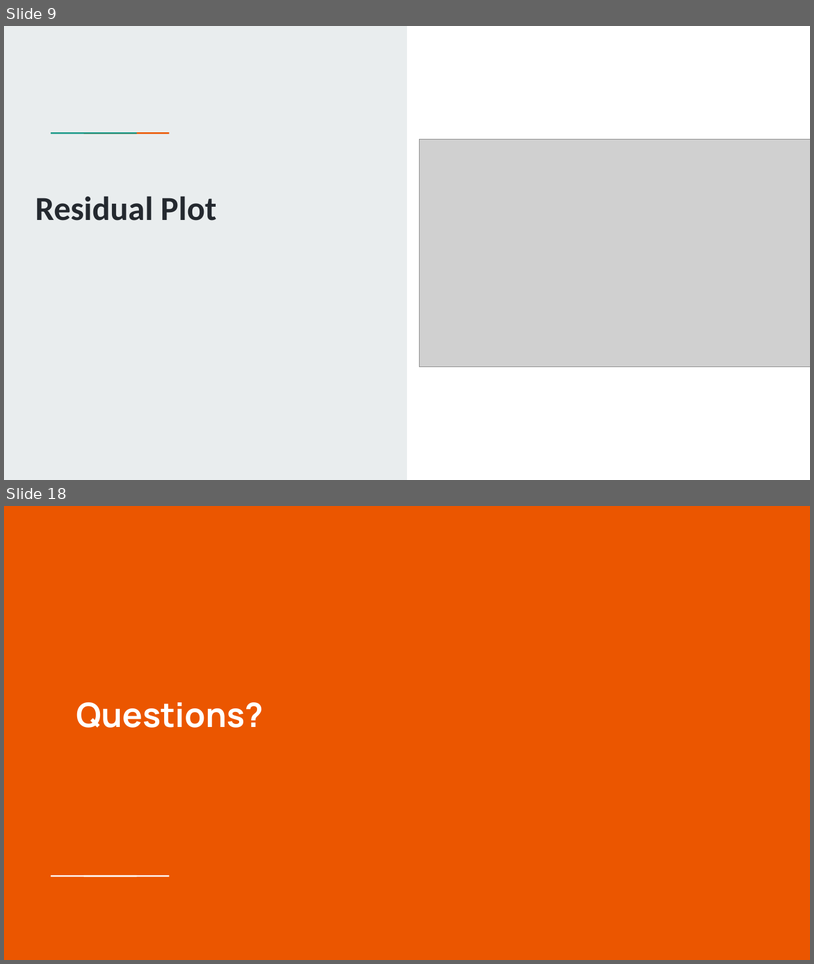
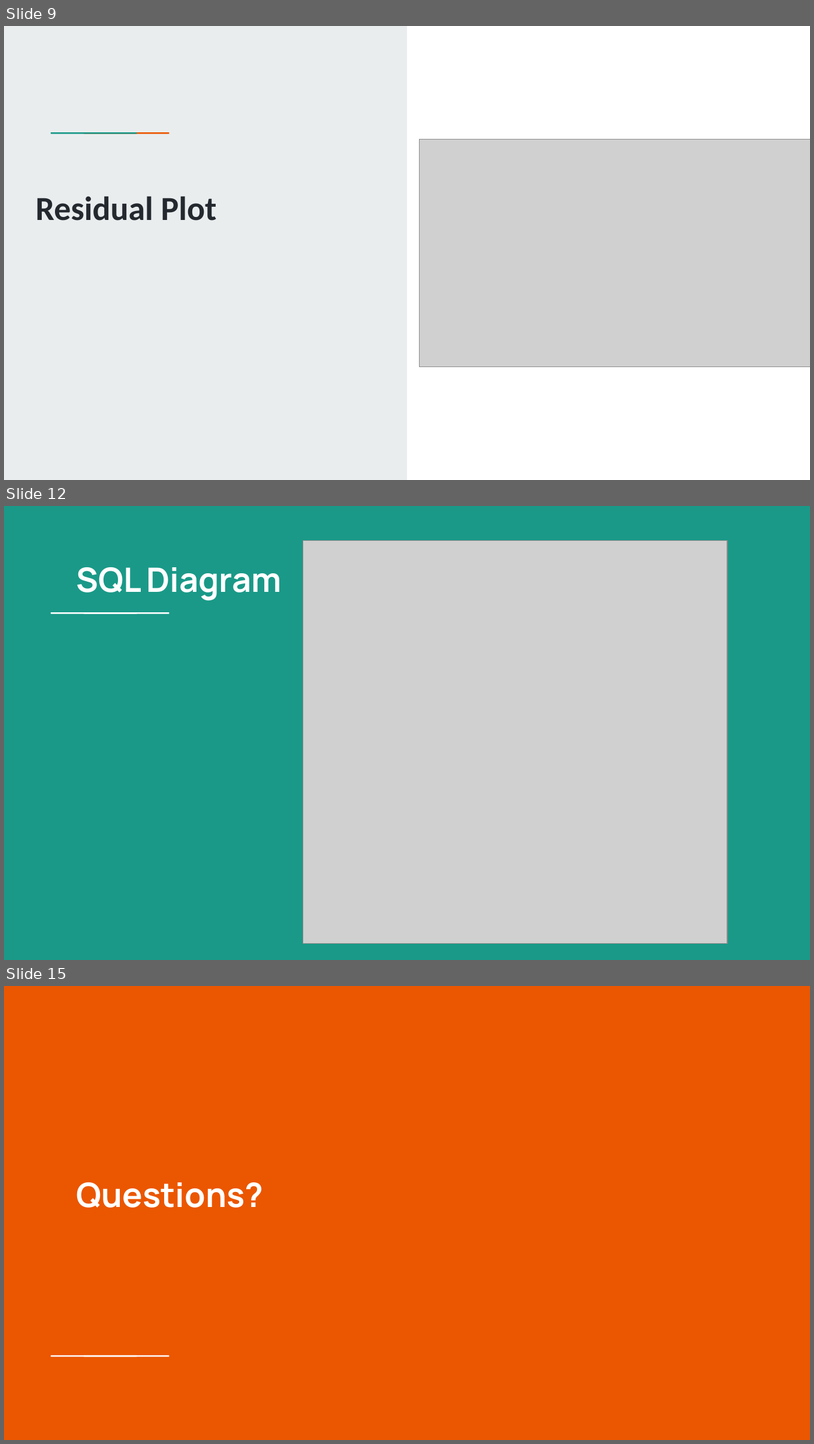
Before and after one commit to Jarney903/Red-ProjectHub, a slide deck: Presentation/Presentation1.pptx. Shown one above the other, each under a label of ours: slides 9 and 18 before the commit, slides 9, 12 and 15 after it; the slides between them are not shown. The pictures are 814x964 and 814x1444 pixels, drawn with LibreOffice and Linux fonts; fonts in the diff are those of the drawing; grey boxes stand for pictures. Boxes give left, top, right and bottom in pixels: in the first picture for what was removed or moved away, otherwise in the second. Text is boxed around its words. In the diff, an @@ line names an element or a change of style, - is before the commit and + after.

```diff
--- a/Presentation/Presentation1.pptx
+++ b/Presentation/Presentation1.pptx
@@ slide 12 added at <box>4,506,810,960</box>, background #1A9988 @@
@@ picture added at <box>303,541,728,943</box> @@
@@ title added at <box>76,567,282,600</box>, 30 pt, text #FFFFFF, bold @@
+SQL Diagram
@@ rectangle added at <box>77,611,110,615</box>, fill #FFFFFF @@
@@ rectangle added at <box>110,611,143,615</box>, fill #FFFFFF @@
@@ what was slide 18 is now slide 15 @@
```
Also in this commit, not shown: 1 slide changed, 5 other slides added, 8 slides removed.
